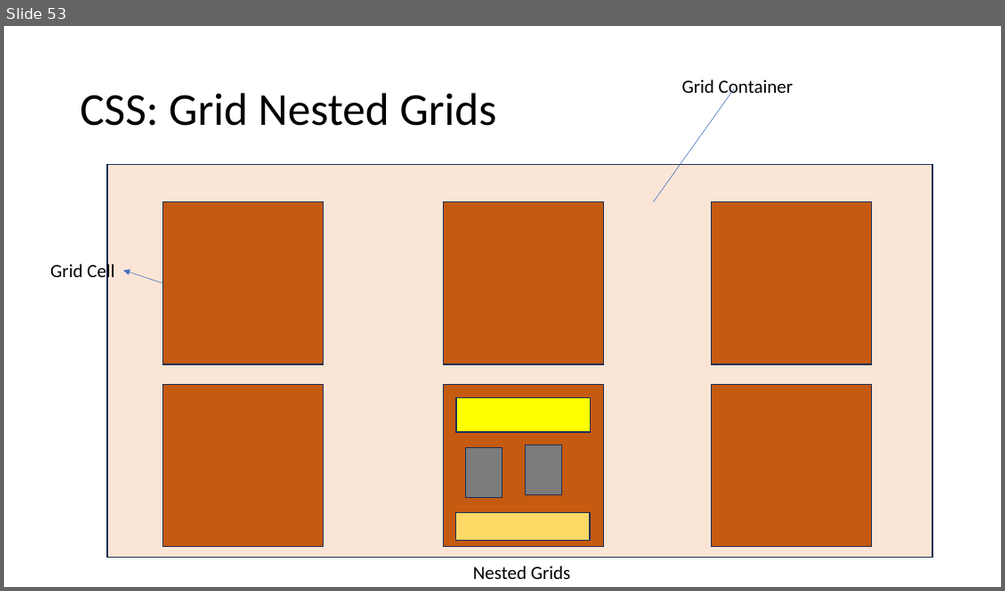
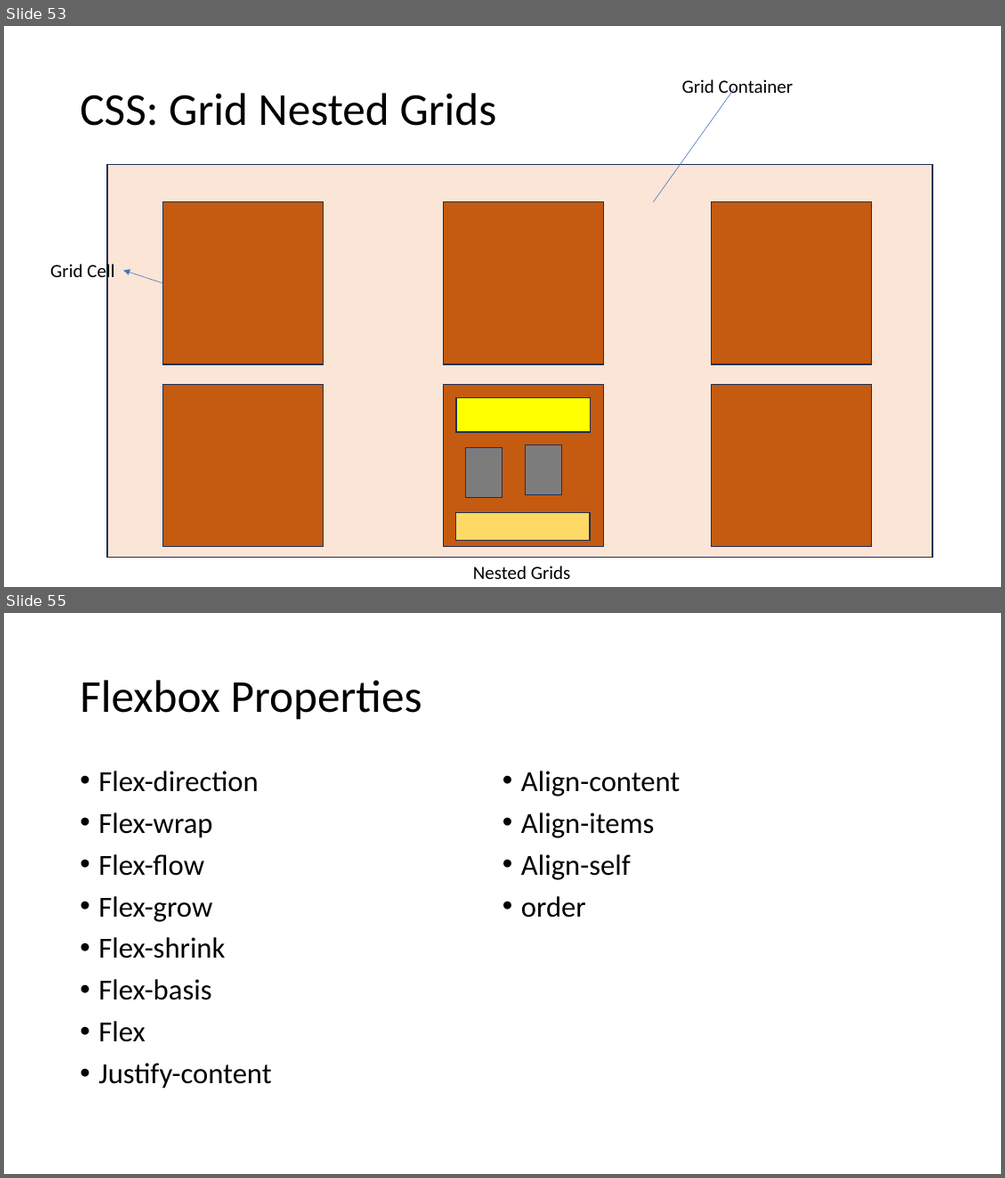
Before and after one commit to PiyushChaturvedii/Batch05, a slide deck: CSS3.pptx. Shown one above the other, each under a label of ours: slide 53 before the commit, slides 53 and 55 after it; the slides between them are not shown. The pictures are 1005x591 and 1005x1178 pixels, drawn with LibreOffice and Linux fonts; fonts in the diff are those of the drawing. Boxes give left, top, right and bottom in pixels: in the first picture for what was removed or moved away, otherwise in the second. Text is boxed around its words. In the diff, an @@ line names an element or a change of style, - is before the commit and + after.

```diff
--- a/CSS3.pptx
+++ b/CSS3.pptx
@@ slide 55 added at box(4, 613, 1001, 1174), background #FFFFFF @@
@@ title added at box(80, 680, 422, 720), 44 pt, text #000000 @@
+Flexbox Properties
@@ text added at box(98, 771, 680, 1088), 28 pt, text #000000 @@
+• Flex-direction
+• Flex-wrap
+• Flex-flow
+• Flex-grow
+• Flex-shrink
+• Flex-basis
+• Flex
+• Justify-content
+• Align-content
+• Align-items
+• Align-self
+• order
```
Also in this commit, not shown: 3 other slides added, 6 other files.
